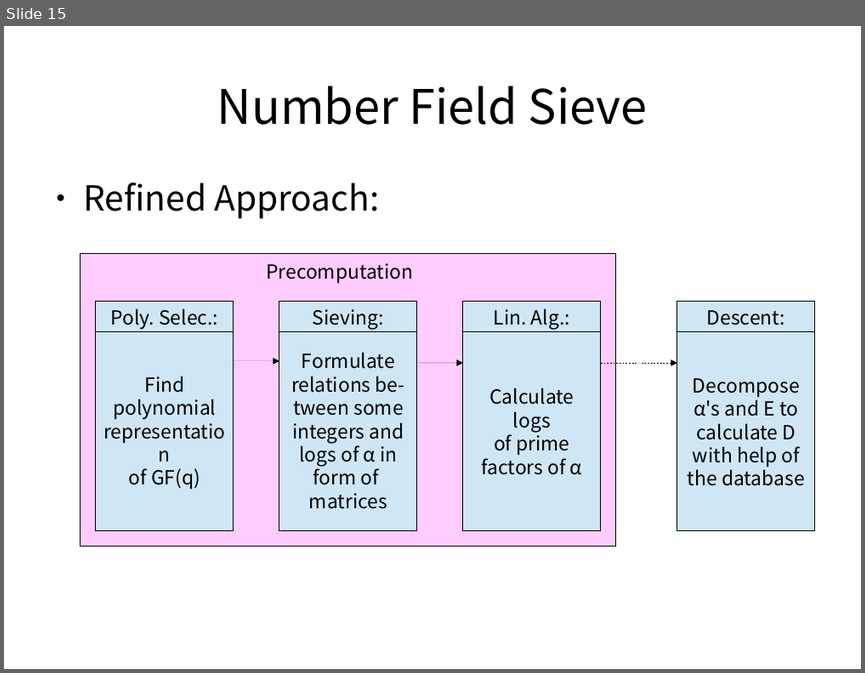
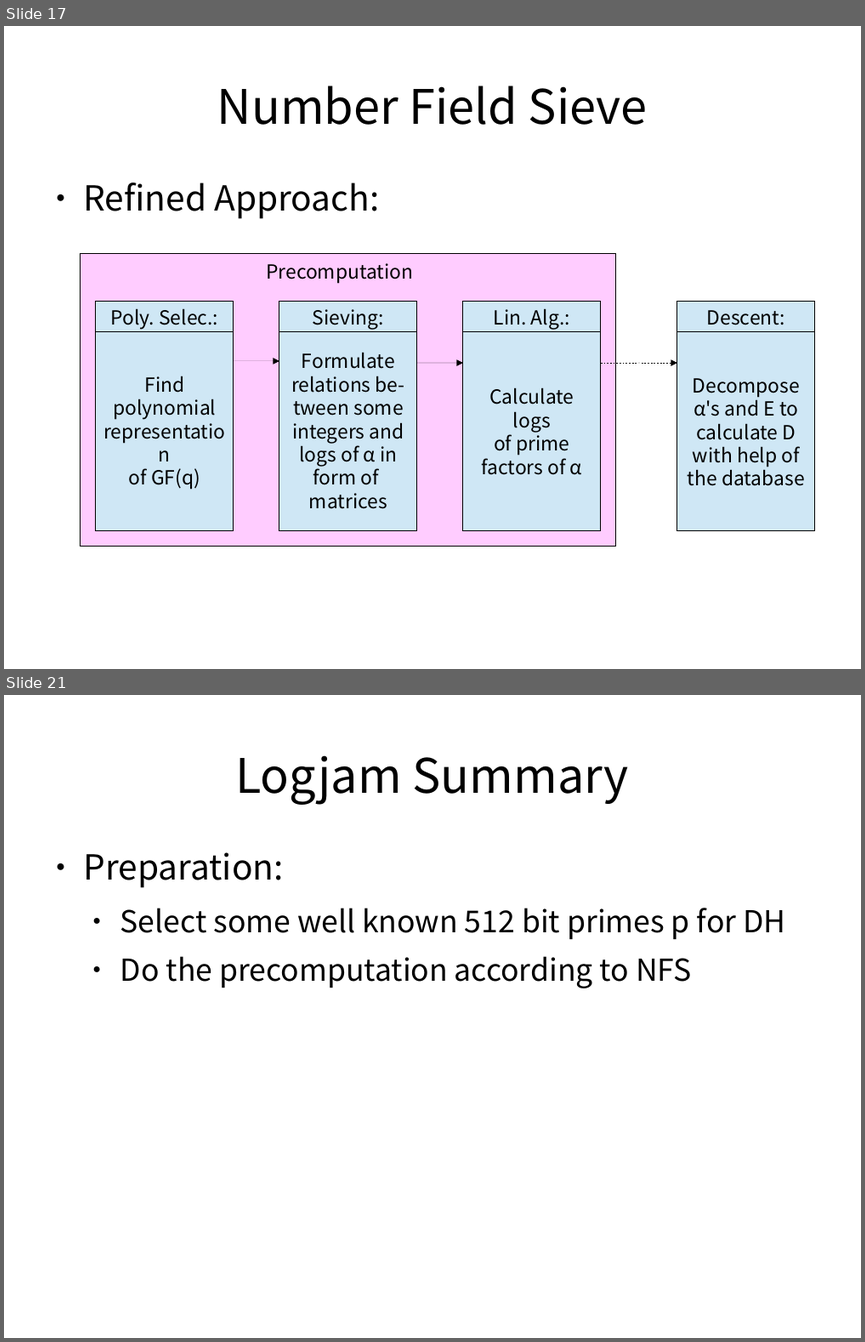
Before and after one commit to liyangwu/Hauptseminar_SS17_LogjamAttack, a slide deck: Präsentation/logjam.odp. Shown one above the other, each under a label of ours: slide 15 before the commit, slides 17 and 21 after it; the slides between them are not shown. The pictures are 865x673 and 865x1342 pixels, drawn with LibreOffice and Linux fonts; fonts in the diff are those of the drawing. Boxes give left, top, right and bottom in pixels: in the first picture for what was removed or moved away, otherwise in the second. Text is boxed around its words. In the diff, an @@ line names an element or a change of style, - is before the commit and + after.

```diff
--- a/Präsentation/logjam.odp
+++ b/Präsentation/logjam.odp
@@ slide 21 added at box(4, 695, 861, 1338), background #FFFFFF @@
@@ title added at box(235, 755, 629, 805), 44 pt, text #000000 @@
+Logjam Summary
@@ text added at box(84, 852, 785, 988), 28 pt, text #000000 @@
+● Preparation:
+  ● Select some well known 512 bit primes p for DH
+  ● Do the precomputation according to NFS
@@ what was slide 15 is now slide 17 @@
```
Also in this commit, not shown: 16 slides changed, 3 other slides added, 4 other files.
